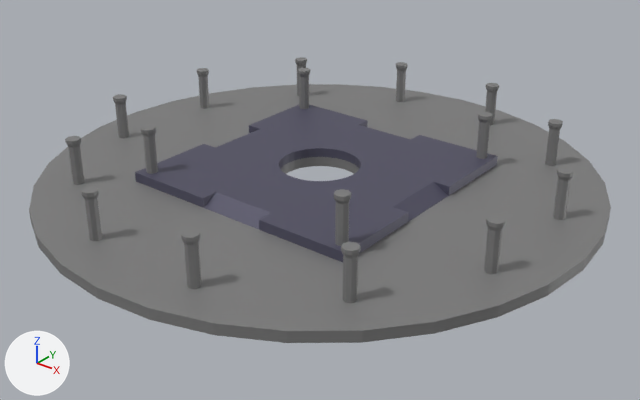
Before and after pictures for a commit that changed the Blender file assets/models/map/map_draft.blend.
The view is the same before and after, from a 50 mm lens placed at (26.1, -32.6, 18.9), pointed at (0.7, -0.8, -0.8). Lighting does not change. The marker at lower left points along +X, +Y and +Z.

In view in the first picture: 'Dais-col', 'DaisPillars-col', 'MainPlat-col', 'PlatformPillar-col', 'PlatformPillar.002-col', 'PlatformPillar.003-col', 'PlatformPillar.004-col', 'PlatformPillar.005-col', 'PlatformPillar.006-col', 'PlatformPillar.007-col'.
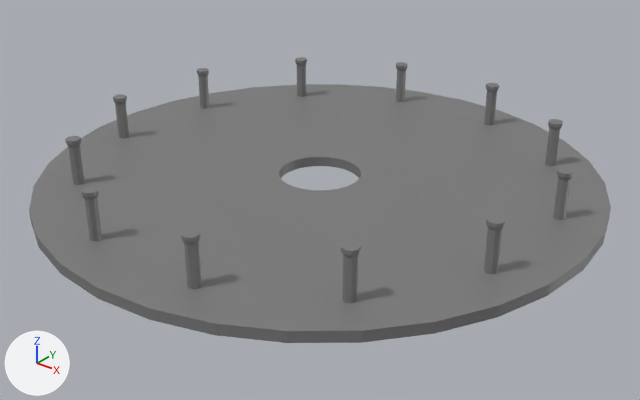
Changed parts and their boxes (x1, y1, x2, y2) in the pictures (640 x 400 px):
'Dais-col', hidden
    before: (135, 105, 498, 262)
'DaisPillars-col', hidden
    before: (140, 68, 492, 246)

What the commit changed:
Object 'Dais-col' (ob_dais_col) is now hidden.
Object 'DaisPillars-col' (ob_daispillars_col) moves from (6.0, 6.0, 1.75) to (6.0, 6.0, 1.0).
Object 'DaisPillars-col' (ob_daispillars_col) is now hidden.
